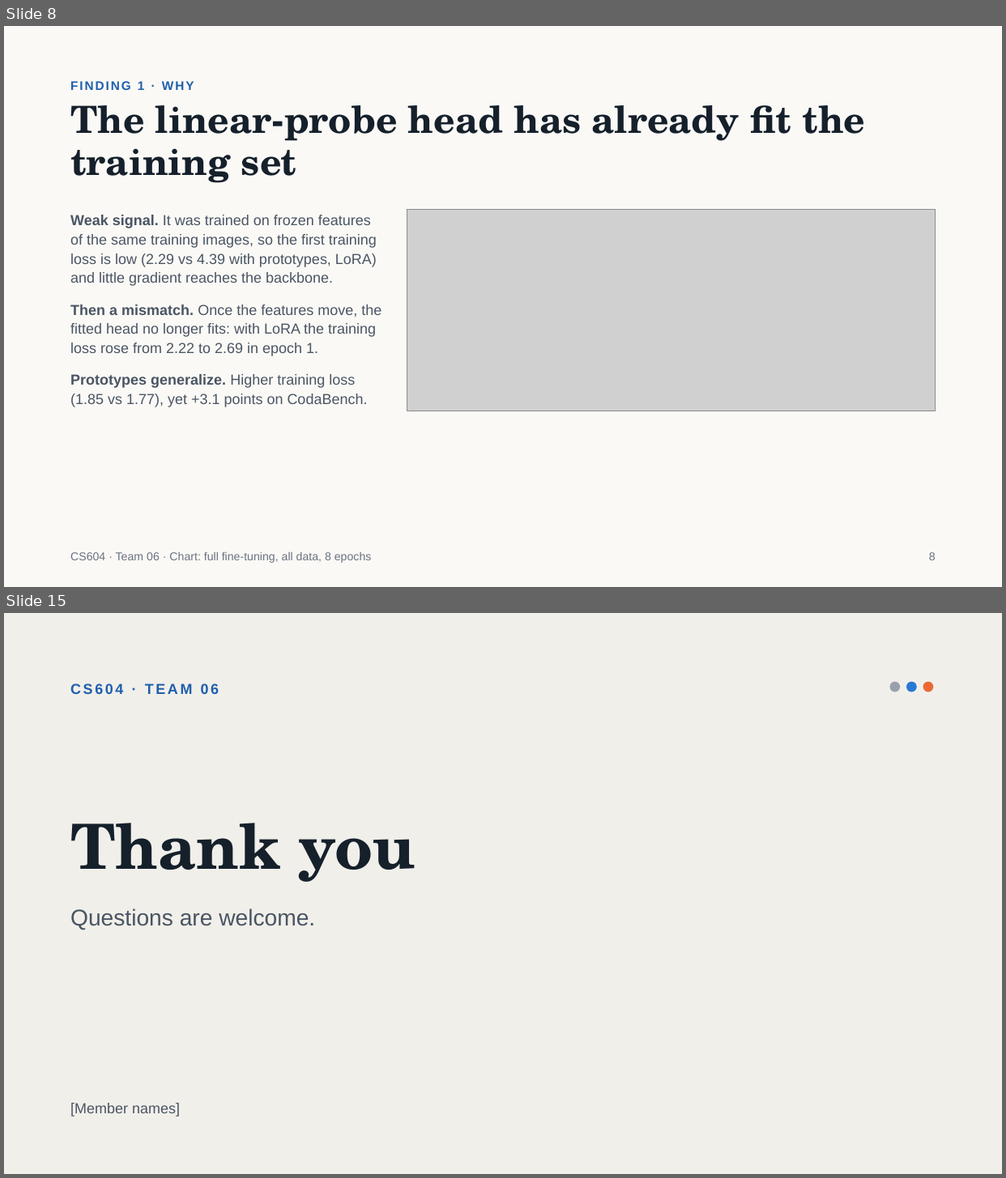
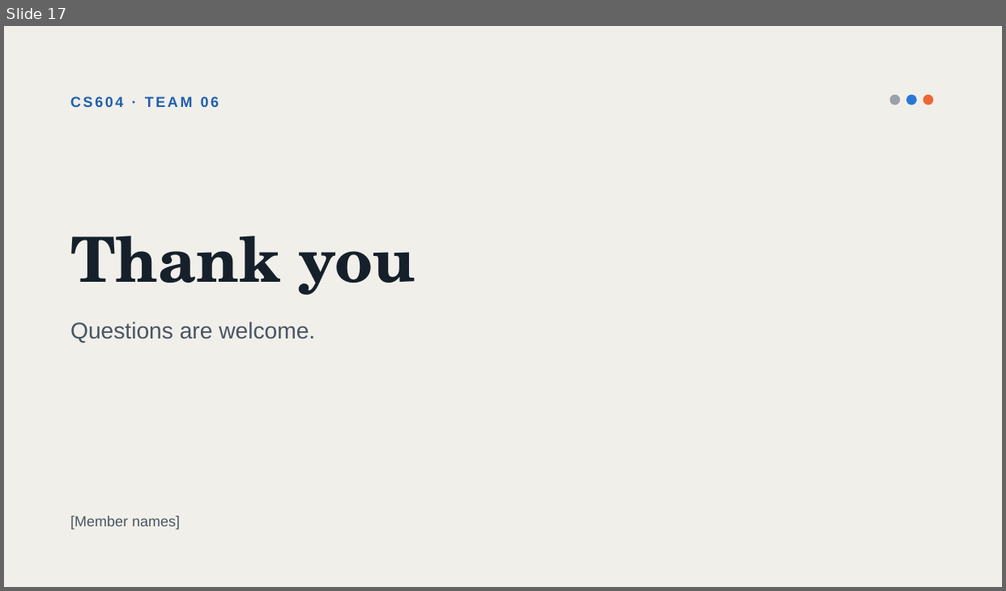
Before and after one commit to jiaobuchong/deep-cv, a slide deck: cs604_team06_slides.pptx. Shown one above the other, each under a label of ours: slides 8 and 15 before the commit, slide 17 after it; the slides between them are not shown. The pictures are 1006x1178 and 1006x591 pixels, drawn with LibreOffice and Linux fonts; fonts in the diff are those of the drawing; grey boxes stand for pictures. Boxes give left, top, right and bottom in pixels: in the first picture for what was removed or moved away, otherwise in the second. Text is boxed around its words. In the diff, an @@ line names an element or a change of style, - is before the commit and + after.

```diff
--- a/cs604_team06_slides.pptx
+++ b/cs604_team06_slides.pptx
@@ slide 8 removed at [4, 26, 1002, 587], background #FAF9F6 @@
@@ text removed at [70, 81, 194, 90] @@
-FINDING 1 · WHY
@@ title removed at [70, 105, 866, 183] @@
-The linear-probe head has already fit the training set
@@ text removed at [70, 215, 381, 408] @@
-Weak signal. It was trained on frozen features of the same training images, so the first training loss is low (2.29 vs 4.39 with prototypes, LoRA) and little gradient reaches the backbone.
-Then a mismatch. Once the features move, the fitted head no longer fits: with LoRA the training loss rose from 2.22 to 2.69 in epoch 1.
-Prototypes generalize. Higher training loss (1.85 vs 1.77), yet +3.1 points on CodaBench.
@@ picture removed at [407, 209, 936, 412] @@
@@ text removed at [70, 552, 372, 563] @@
-CS604 · Team 06 · Chart: full fine-tuning, all data, 8 epochs
@@ text removed at [929, 552, 936, 561] @@
-8
@@ what was slide 15 is now slide 17 @@
```
Also in this commit, not shown: 6 slides changed, 12 slides added, 8 other slides removed, 11 other files.
